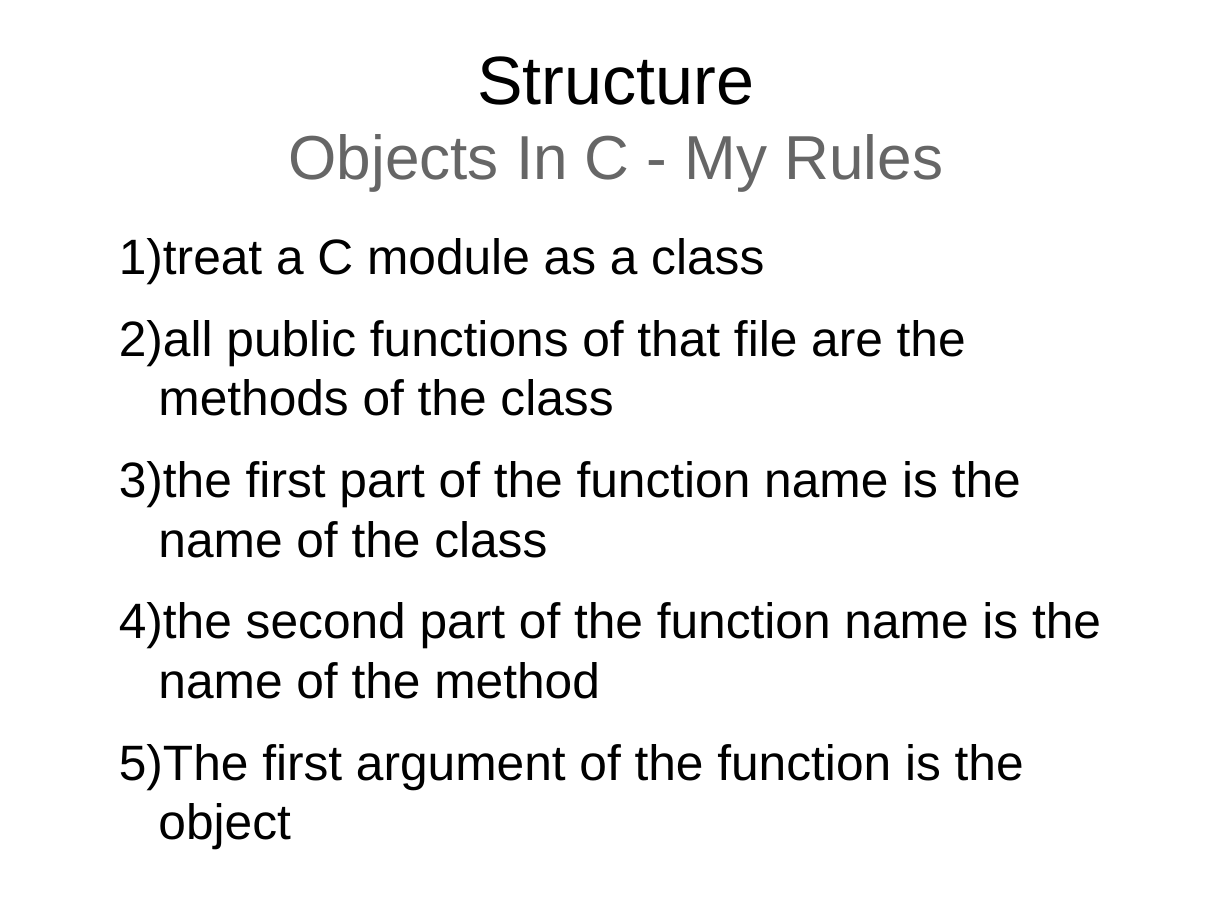
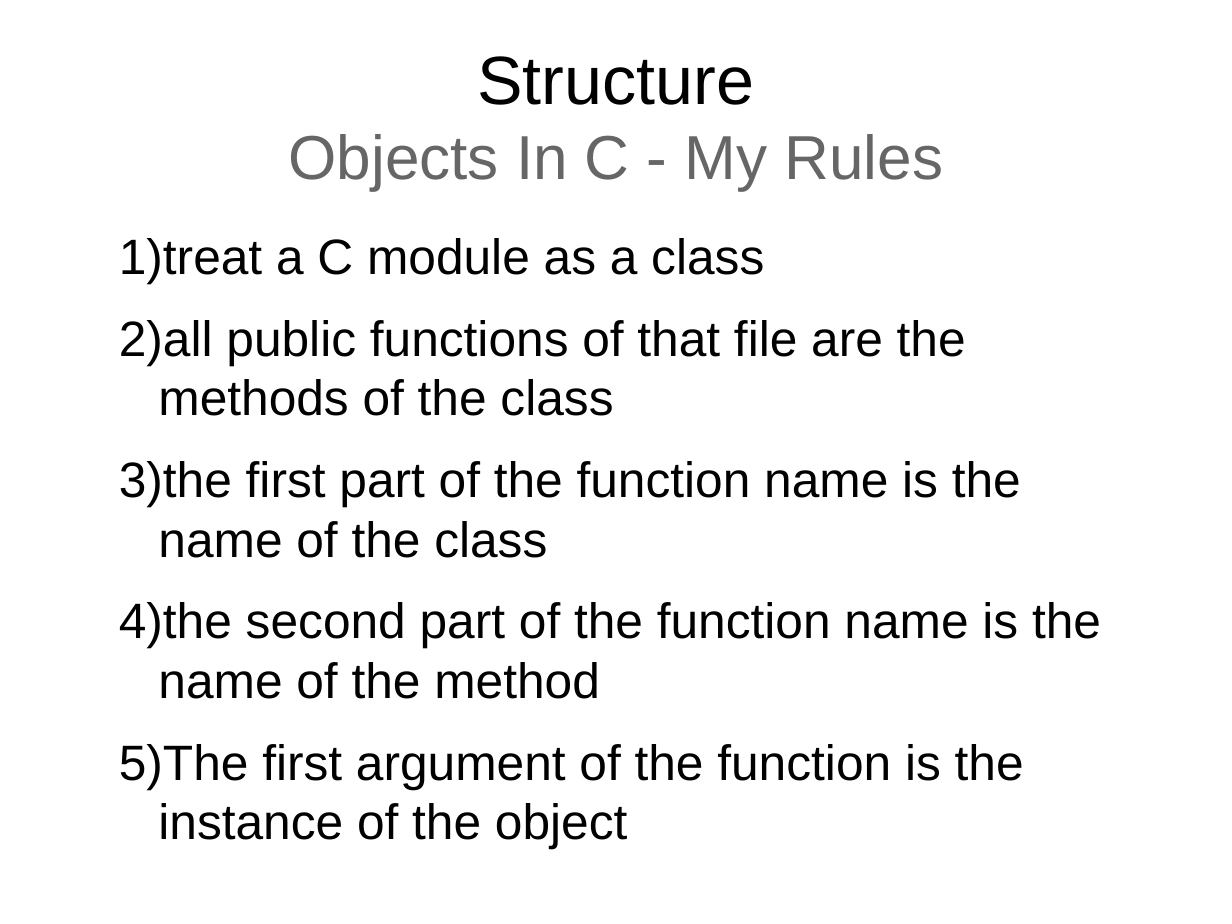
Before and after one commit to samba2/modern_c, a slide deck: slide 21 of modern_c.odp. Drawn at 1232x924 pixels with LibreOffice and Linux fonts; fonts in the diff are those of the drawing. Boxes give left, top, right and bottom in pixels: in the first picture for what was removed or moved away, otherwise in the second. Text is boxed around its words. In the diff, an @@ line names an element or a change of style, - is before the commit and + after.

```diff
--- a/modern_c.odp
+++ b/modern_c.odp
@@ text at (119,744,1024,849): text changed @@
-5) The first argument of the function is the object
+5) The first argument of the function is the instance of the object
```
Also in this commit, not shown: 1 other slide changed.
